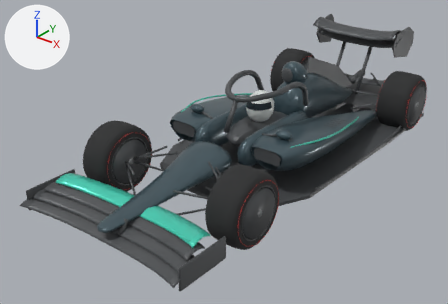
Two versions of the glTF model assets/v4/car-high.glb, one commit apart.
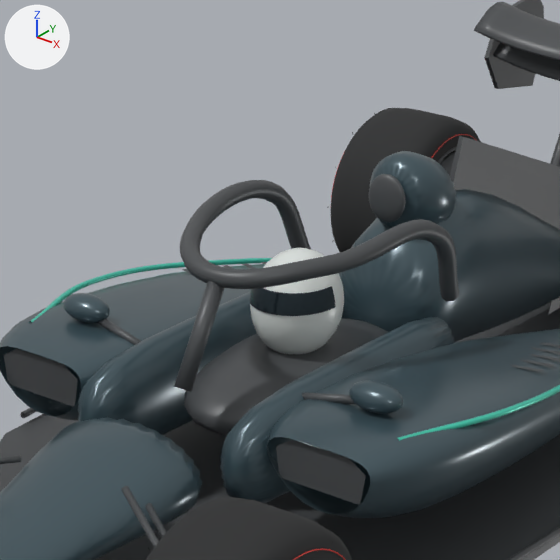
Each version is shown whole from a camera (50 mm lens) standing at (3.64, -5.36, 3.2) and looking at (-0.23, -0.53, 0.2), then close up on the part from 38% to 76% of the width and 5% to 60% of the height. Every picture has the same lights, and +X, +Y and +Z are marked at upper left. The first two pictures are the older version. Where no turn or scale is listed for an object, it has been applied to the vertices. Vertices at exactly the same position are counted once.

Script lines for the objects in view, before the commit:
```python
me_cylinder_229 = bpy.data.meshes.new('Cylinder.229')
me_cylinder_229.from_pydata(...)  # 4804 vertices, 9244 faces; spans x -0.91..1.08, y -2.63..2.45, z -0.26..0.86
me_cylinder_229.materials.append(mat_carbon)  # dark grey #4d5052
me_frontwingelement_003 = bpy.data.meshes.new('FrontWingElement.003')
me_frontwingelement_003.from_pydata(...)  # 970 vertices, 1904 faces; spans x -0.87..0.87, y -1.71..1.71, z -0.16..0.16
me_frontwingelement_003.materials.append(mat_accent)  # cyan #45d3b8
me_sidewallwitnessmarks_006 = bpy.data.meshes.new('SidewallWitnessMarks.006')
me_sidewallwitnessmarks_006.from_pydata(...)  # 800 vertices, 1328 faces; spans x -0.176..0.176, y -0.36..0.36, z -0.36..0.36
me_sidewallwitnessmarks_006.materials.append(mat_tyre)  # black #2a2b2c
ob_td_v7_openwheel_accent = bpy.data.objects.new('TD_V7_OpenWheel_Accent', me_frontwingelement_003)
ob_td_v7_openwheel_accent.location = (0.0, -0.588, 0.44)
ob_td_v7_openwheel_carbon = bpy.data.objects.new('TD_V7_OpenWheel_Carbon', me_cylinder_229)
ob_td_v7_openwheel_carbon.location = (-0.083, -0.019, 0.328)
ob_wheel_f1_tyre = bpy.data.objects.new('Wheel_F1_Tyre', me_sidewallwitnessmarks_006)
ob_wheel_f1_tyre.location = (0.805, -1.55, 0.36)
# also in view: 'TD_V7_OpenWheel_Helmet' at (0.0, -0.18, 0.69); 'Wheel_R-1_Tyre' at (-0.81, 1.77, 0.36); 'TD_V7_OpenWheel_Visor' at (0.0, -0.26, 0.74); 'TD_V7_OpenWheel_Paint' at (0.0, -0.22, 0.6)
```
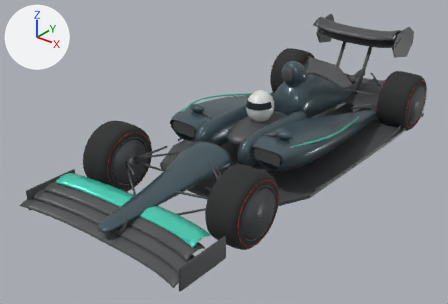
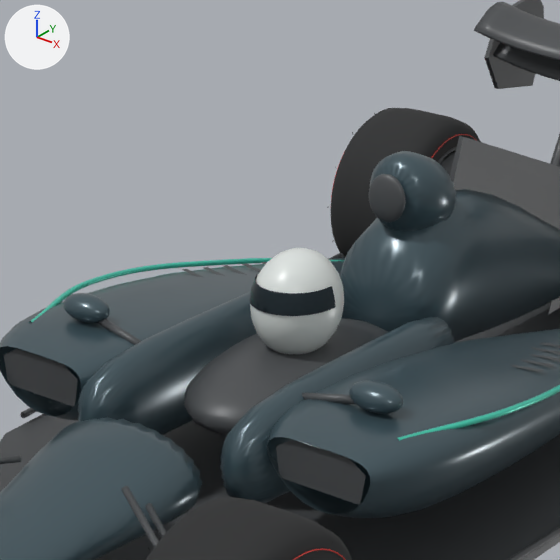
Boxes (x1, y1, x2, y2) around the edits, measured in the close-ups (560 x 560 px):
part 1 of me_cylinder_229, deleted: before (180, 180, 459, 302)
part 2 of me_cylinder_229, deleted: before (174, 281, 224, 392)

What the commit changed:
me_cylinder_229 is used by ob_td_v7_openwheel_carbon; location (-0.083, -0.019, 0.328).
me_cylinder_229 had 4804 vertices, 9244 faces and spanned x -0.91..1.08, y -2.63..2.45, z -0.26..0.86.
me_cylinder_229 now has 4196 vertices, 8048 faces and spans x -0.91..1.08, y -2.63..2.45, z -0.26..0.86.
me_cylinder_229 part 1: the loose piece of 584 vertices spanning x -0.27..0.44, y -0.62..0.33, z 0.31..0.67 is deleted.
me_cylinder_229 part 2: the loose piece of 24 vertices spanning x 0.05..0.11, y -0.79..-0.56, z 0.25..0.6 is deleted.
Other edits to the shape of me_cylinder_229 do not show in these pictures.
